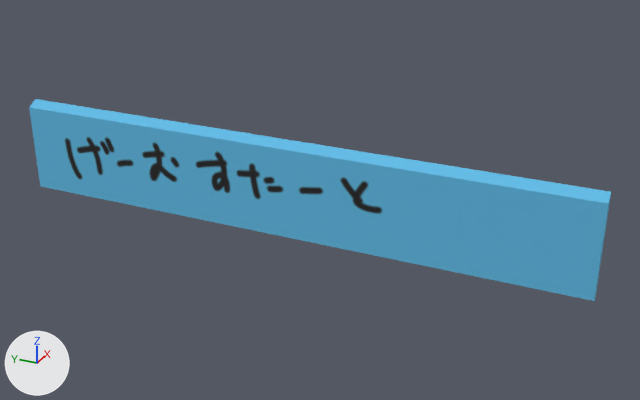
The glTF model Data/TeamModels/Title/BookSpineModel.gltf: old version first, new version second.
Before and after are seen from a camera (50 mm lens) standing at (-6.49, -3.25, 3.2) and looking at (0.04, -0.31, -0.06). Arrows for +X, +Y and +Z are at lower left; the lights stay in place. The picture after the commit comes second. Where no turn or scale is listed for an object, it has been applied to the vertices.

In view in the first picture: 'BookSpineModel'.
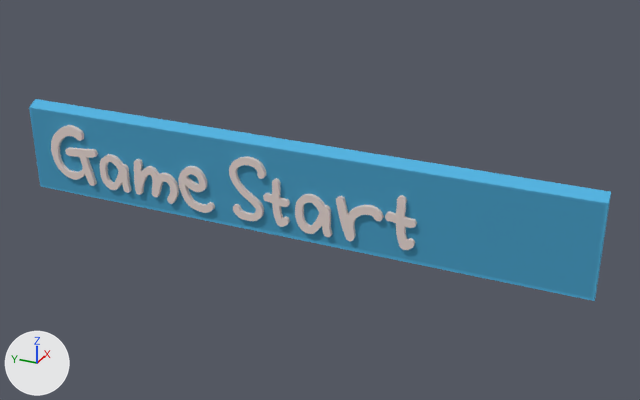
Where the newer file only moved an object's origin or applied its transform, the numbers keep the older frame.

What changed in the scene script:
```text
Add img_bookleft:
    img_bookleft = load_image('BookLeft', 'BookLeft.png', 4096, 4096, 'sRGB')
Change mat_m_bookleft:
    where n2 = _N.new('ShaderNodeMix'); n2.name = 'Mix'
    n2.inputs[7].default_value: (0.8, 0.8, 0.8, 1.0) -> (1.0, 1.0, 1.0, 1.0)  # 'B', white #e7e7e7 -> 'B', white #ffffff
    where n3 = _N.new('ShaderNodeTexImage'); n3.name = 'Image Texture'
    n3.image: img_bookleft_png -> img_bookleft
Add mat_m_gamestart:
    mat_m_gamestart = principled_material('m_gamestart')
    mat_m_gamestart.base_color = (0.8, 0.684, 0.646)  # pale pink #e7d8d2
    mat_m_gamestart.roughness = 1.0
Add me_mesh_1:
    me_mesh_1.from_pydata(...)  # 3140 vertices, 4698 faces; spans x -0.13..-0.08, y -1.26..2.51, z -0.32..0.31
    me_mesh_1.materials.append(mat_m_gamestart)  # pale pink #e7d8d2
Add ob_gamestart:
    ob_gamestart = bpy.data.objects.new('gamestart', me_mesh_1)
    ob_gamestart.location = (0.0, 0.0, 0.0)
```

Where the change shows, as pixel boxes (x1, y1, x2, y2) in the pictures (640 x 400 px):
'BookSpineModel', surface changed
    both: (29, 99, 611, 301)
'gamestart', added (pale pink)
    after: (51, 125, 417, 250)
